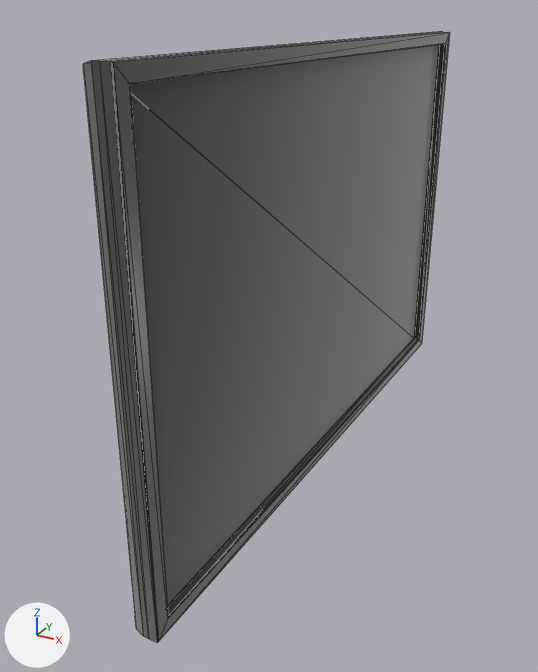
One commit to the glTF model public/models/Tv.glb: the scene before it, then after it.
One viewpoint serves both versions: a 50 mm camera at (0.93, -2.06, 0.74) aimed at (-0.11, -0.16, -0.21). Lighting does not change. The marker at lower left points along +X, +Y and +Z. Mesh edges are drawn as thin lines. Where no turn or scale is listed for an object, it has been applied to the vertices. Vertices at the same position are counted once.

Objects in the first picture: 'Ekran', 'tv'.
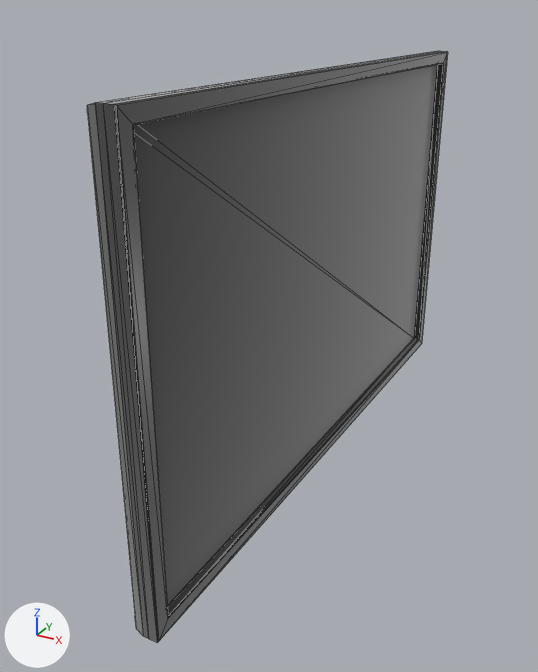
The newer file is also turned or shifted as a whole; pictures and numbers use the older file's frame.

Where the change shows, as pixel boxes [x1, y1, x2, y2] in the pictures (538 x 672 px):
```json
{"object": "Ekran", "change": "reshaped", "before": [130, 45, 439, 607], "after": [133, 64, 438, 607]}
{"object": "tv", "change": "mesh rescaled", "before": [83, 32, 450, 643], "after": [87, 51, 448, 643]}
```

The change, as JSON lines over the scene's bpy script:
```json
{"block": "me_cube", "where": "me_cube.from_pydata(...)  # 48 vertices, 92 faces; spans x -0.05..0.05, y -1.0..1.0, z -0.66..0.66"}
{"block": "me_cube", "where": "# used by ob_tv; location = (0.0, 0.0, 0.0)"}
{"block": "me_cube", "change": "me_cube part 1: the whole mesh is scaled about its middle by (1, 1, 0.945), then moved by (0.0, 0.0, -0.04)"}
{"block": "me_cube_001", "where": "me_cube_001.from_pydata(...)  # 4 vertices, 2 faces; spans x 0.03, y -0.95..0.95, z -0.62..0.62"}
{"block": "me_cube_001", "where": "# used by ob_ekran; location = (0.0, 0.0, 0.0)"}
{"block": "me_cube_001", "change": "me_cube_001 part 2"}
{"op": "set", "path": "me_cube_001.vertices[0].co", "old": "(0.03, 0.95, 0.62)", "new": "(0.03, 0.95, 0.57)", "note": "pixel (439, 44) -> not seen"}
{"op": "set", "path": "me_cube_001.vertices[2].co", "old": "(0.03, -0.95, 0.62)", "new": "(0.03, -0.95, 0.57)"}
```
